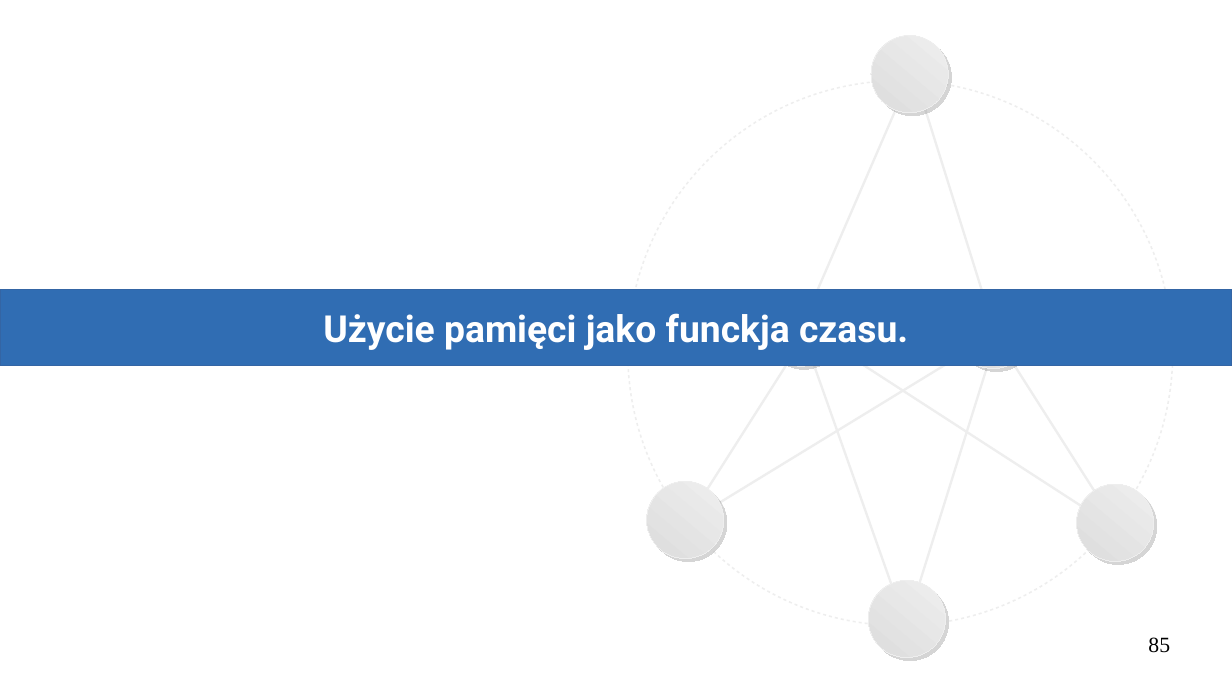
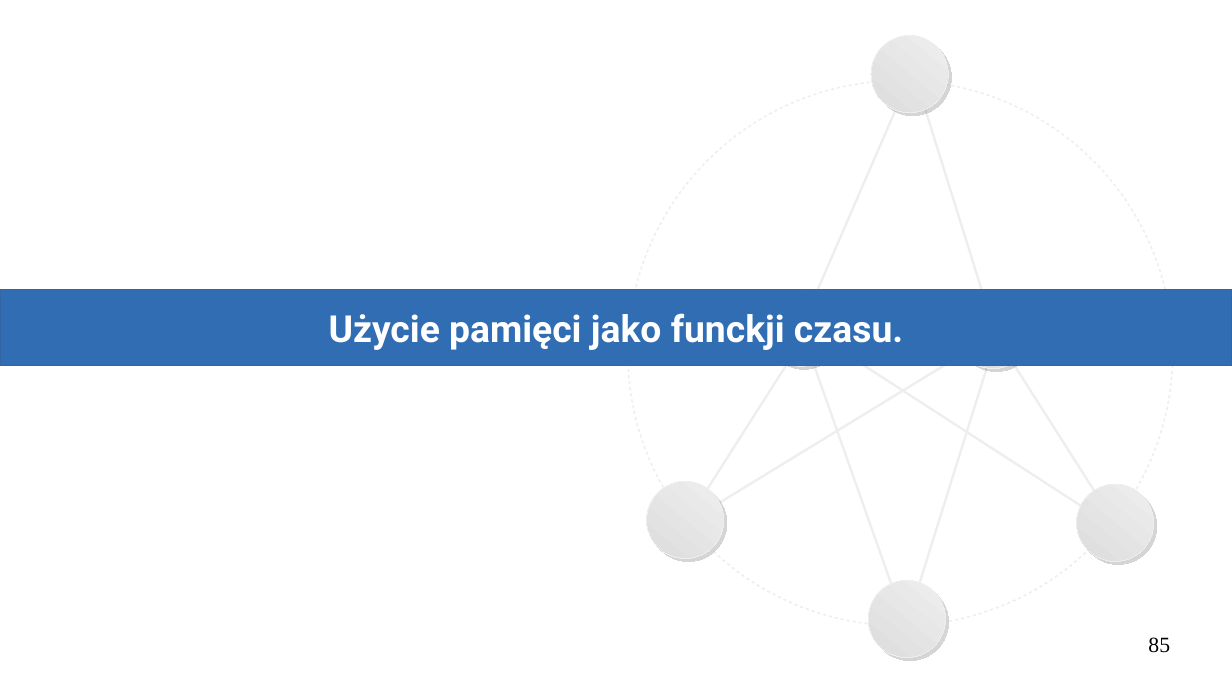
Before and after one commit to Michael-Wisniewski/algorithmic-workshop, a slide deck: slide 85 of Big_O.odp. Drawn at 1232x693 pixels with LibreOffice and Linux fonts; fonts in the diff are those of the drawing. Boxes give left, top, right and bottom in pixels: in the first picture for what was removed or moved away, otherwise in the second. Text is boxed around its words. In the diff, an @@ line names an element or a change of style, - is before the commit and + after.

```diff
--- a/Big_O.odp
+++ b/Big_O.odp
@@ text in rectangle at bbox=[329, 313, 903, 350]: text changed @@
-Użycie pamięci jako funckja czasu.
+Użycie pamięci jako funckji czasu.
```
Also in this commit, not shown: 19 other slides changed, 3 slides added, 1 slide removed, 2 other files.
